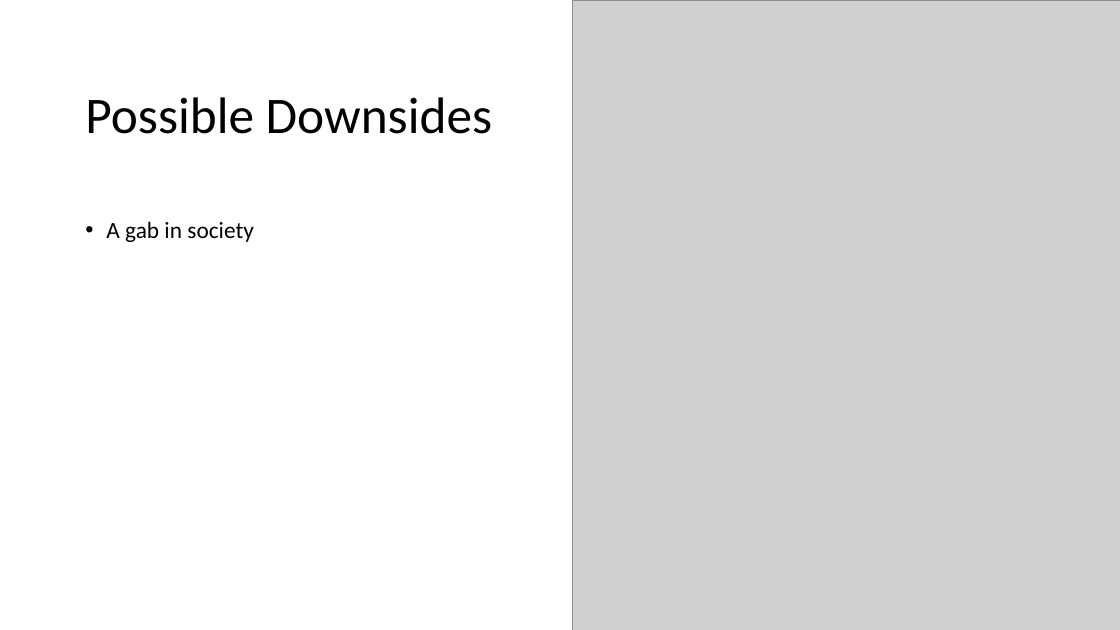
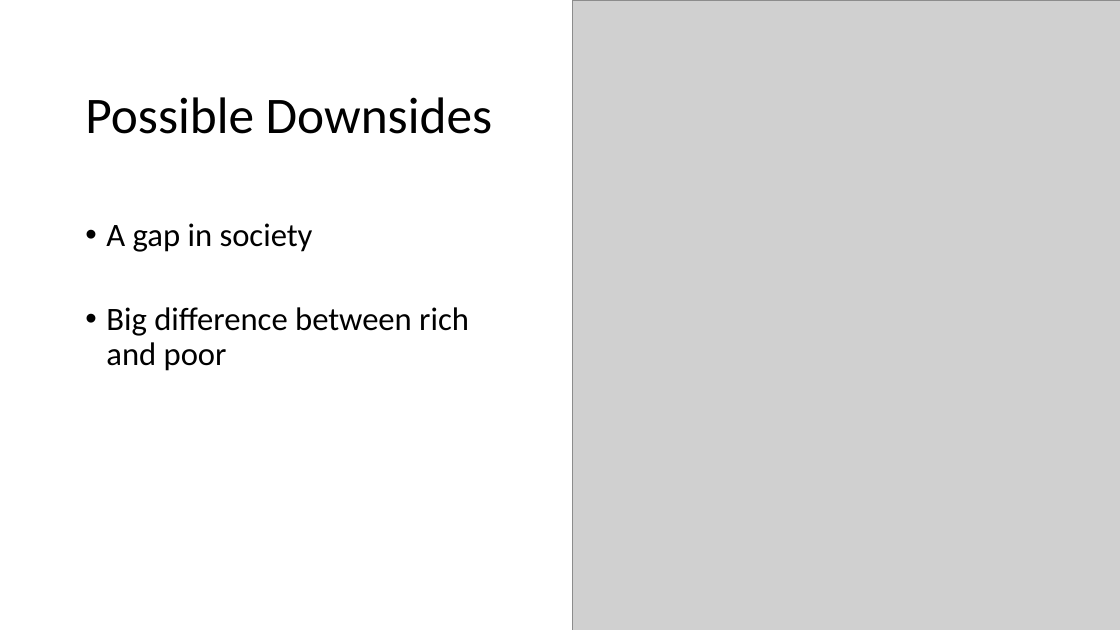
Before and after one commit to ArkonM/4CHIF, a slide deck: slide 9 of E - Ursula Rieder/Referat/Human_2.0.pptx (slide 5 before the commit). Drawn at 1120x630 pixels with LibreOffice and Linux fonts; fonts in the diff are those of the drawing; grey boxes stand for pictures. Boxes give left, top, right and bottom in pixels: in the first picture for what was removed or moved away, otherwise in the second. Text is boxed around its words. In the diff, an @@ line names an element or a change of style, - is before the commit and + after.

```diff
--- a/E - Ursula Rieder/Referat/Human_2.0.pptx
+++ b/E - Ursula Rieder/Referat/Human_2.0.pptx
@@ text at bbox=[106, 223, 469, 371]: text changed; size 20 to 28 pt @@
-• A gab in society
+• A gap in society
+• Big difference between rich and poor
```
Also in this commit, not shown: 1 other slide changed, 6 slides added, 12 other files.
